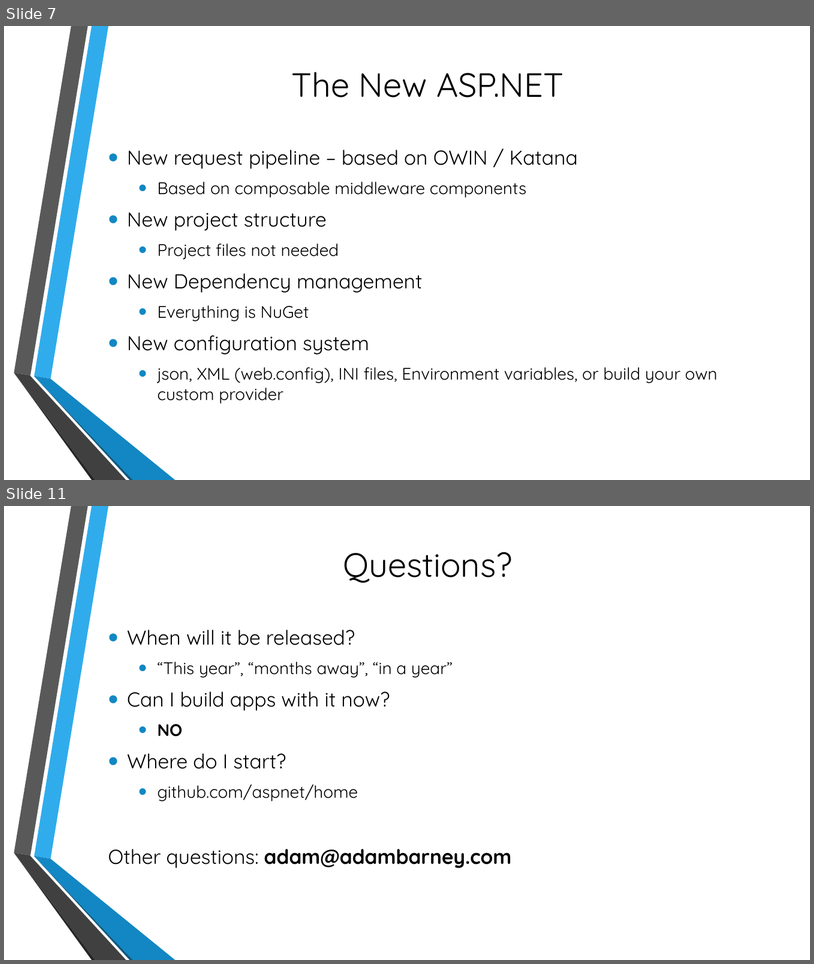
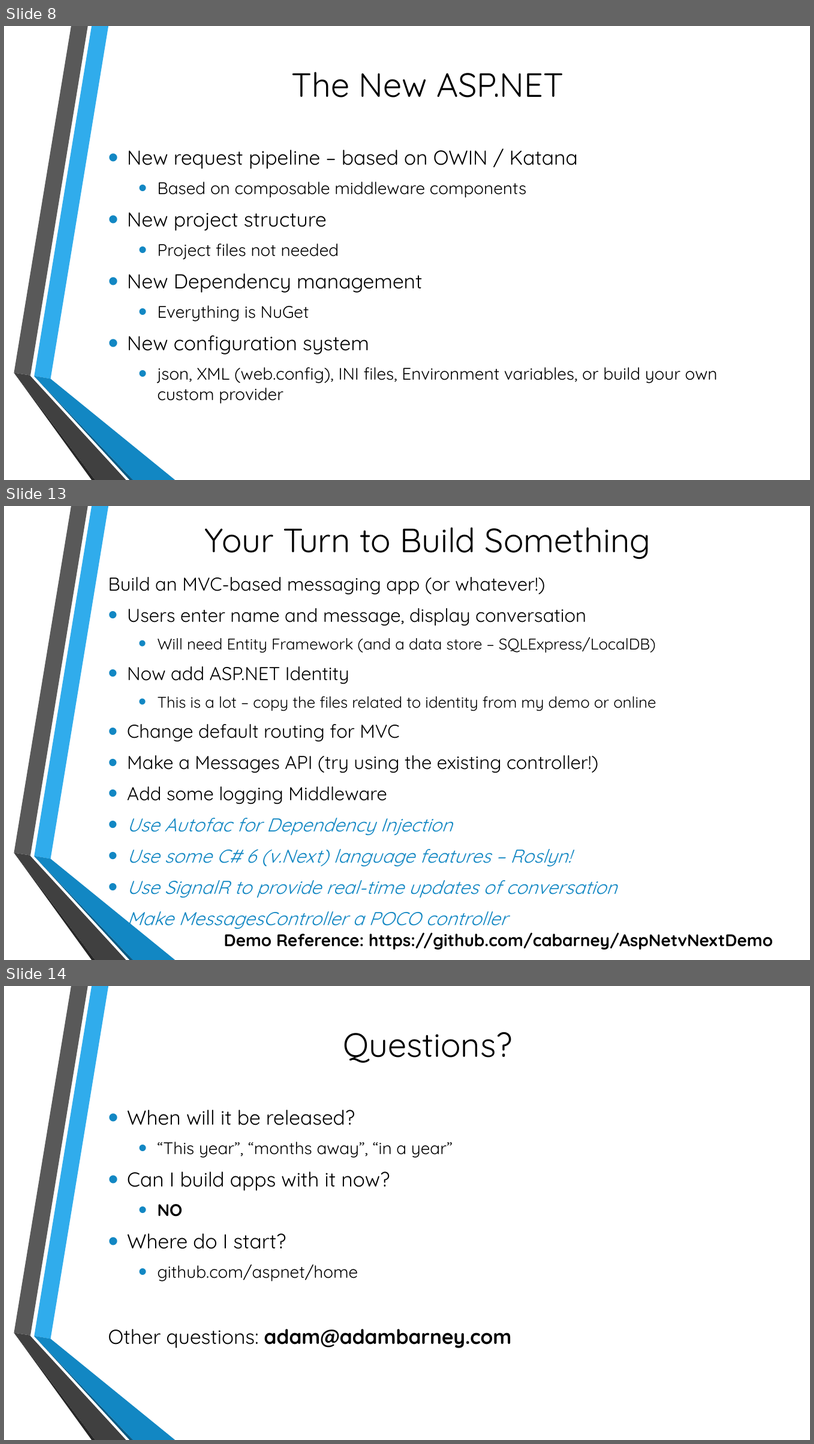
Before and after one commit to cabarney/ASP.NET-v.Next-Talk, a slide deck: Getting to Know ASP.pptx. Shown one above the other, each under a label of ours: slides 7 and 11 before the commit, slides 8, 13 and 14 after it; the slides between them are not shown. The pictures are 814x964 and 814x1444 pixels, drawn with LibreOffice and Linux fonts; fonts in the diff are those of the drawing; background and template pictures are left out. Boxes give left, top, right and bottom in pixels: in the first picture for what was removed or moved away, otherwise in the second. Text is boxed around its words. In the diff, an @@ line names an element or a change of style, - is before the commit and + after.

```diff
--- a/Getting to Know ASP.pptx
+++ b/Getting to Know ASP.pptx
@@ slide 13 added at <box>4,506,810,960</box>, background picture (left out); not listed: 6 template elements that a slide beside it also shows @@
@@ title added at <box>204,527,651,559</box>, 40 pt, text #000000 @@
+Your Turn to Build Something
@@ text added at <box>108,577,656,931</box>, 22.2 pt, text #000000 @@
+Build an MVC-based messaging app (or whatever!)
+• Users enter name and message, display conversation
+  • Will need Entity Framework (and a data store – SQLExpress/LocalDB)
+• Now add ASP.NET Identity
+  • This is a lot – copy the files related to identity from my demo or online
+• Change default routing for MVC
+• Make a Messages API (try using the existing controller!)
+• Add some logging Middleware
+• Use Autofac for Dependency Injection
+• Use some C# 6 (v.Next) language features – Roslyn!
+• Use SignalR to provide real-time updates of conversation
+• Make MessagesController a POCO controller
@@ text added at <box>224,932,773,949</box>, 20 pt, text #000000, bold @@
+Demo Reference: https://github.com/cabarney/AspNetvNextDemo
@@ what was slide 7 is now slide 8 @@
@@ what was slide 11 is now slide 14 @@
```
Also in this commit, not shown: 3 slides changed, 3 other slides added, 1 slide removed, 50 other files.
